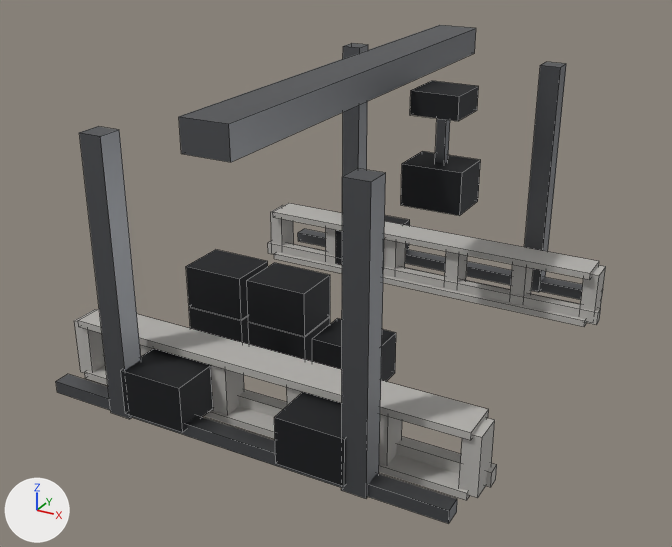
Before and after pictures for a commit that changed the FBX model Assets/_Project/04.Art/02.Models/Megastructure/SM_Mega_Crane.fbx.
One viewpoint serves both versions: a 50 mm camera at (39.8, -76.7, 77.5) aimed at (-3.4, 1.9, 38.2). Lighting does not change. The marker at lower left points along +X, +Y and +Z. The picture after the commit comes second. Mesh edges are drawn as thin lines. Where no turn or scale is listed for an object, it has been applied to the vertices.

Names of what the first picture shows: 'SM_Mega_Crane'.
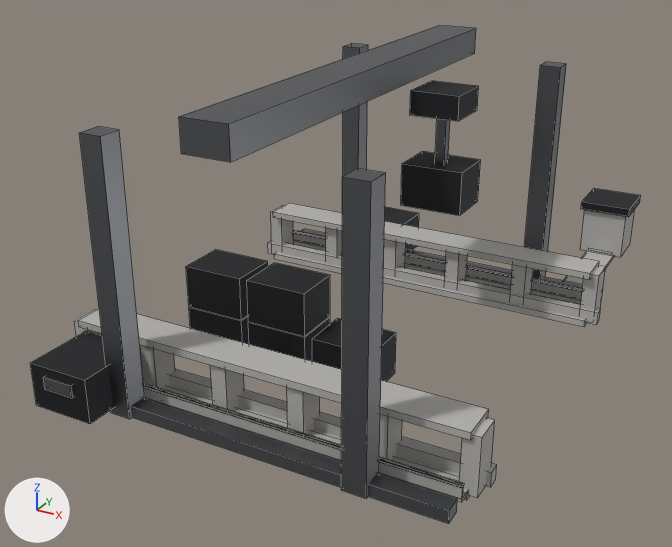
Boxes [x1, y1, x2, y2] around the edits, measured in the pictures (672 x 547 px; the box of a moved part takes in the faces that stretch with it):
'SM_Mega_Crane', reshaped (11% wider): before [56, 25, 606, 524]; after [30, 25, 641, 524]
part 1 of me_sm_mega_crane, added (mostly hidden): after [143, 382, 469, 503]
part 2 of me_sm_mega_crane, added: after [144, 388, 464, 499]
part 3 of me_sm_mega_crane, added: after [143, 383, 464, 488]
part 4 of me_sm_mega_crane, added: after [30, 331, 113, 424]
part 5 of me_sm_mega_crane, moved or reshaped (not visible before): after [43, 376, 73, 398]
part 6 of me_sm_mega_crane, added (mostly hidden): after [294, 240, 581, 304]
part 7 of me_sm_mega_crane, added: after [293, 233, 582, 300]
part 8 of me_sm_mega_crane, added: after [293, 231, 582, 291]
part 9 of me_sm_mega_crane, added: after [385, 207, 419, 250]
part 10 of me_sm_mega_crane, added: after [580, 209, 635, 257]
part 11 of me_sm_mega_crane, added: after [581, 188, 641, 217]
part 12 of me_sm_mega_crane, added: after [563, 251, 614, 284]
part 13 of me_sm_mega_crane, added: after [589, 248, 612, 254]
part 14 of me_sm_mega_crane, deleted: before [274, 392, 346, 486]
part 15 of me_sm_mega_crane, deleted: before [121, 349, 213, 432]
part 16 of me_sm_mega_crane, deleted: before [336, 215, 410, 265]

Patch to the scene script:
```diff
--- a/Assets/_Project/04.Art/02.Models/Megastructure/SM_Mega_Crane.fbx.py
+++ b/Assets/_Project/04.Art/02.Models/Megastructure/SM_Mega_Crane.fbx.py
@@ me_sm_mega_crane @@
 # used by ob_sm_mega_crane; location = (0.0, 0.0, 0.0)
-me_sm_mega_crane.from_pydata(...)  # 312 vertices, 234 faces; spans x -21.0..21.0, y -24.0..24.0, z 31.6..60.8
+me_sm_mega_crane.from_pydata(...)  # 416 vertices, 312 faces; spans x -21.0..21.0, y -26.3..41.8, z 31.6..60.8
+# me_sm_mega_crane part 1: a new loose piece, a box spanning x -19.8..19.8, y -20.2..-17.6, z 32.2..32.5, in mat_m_mega_concrete (grey #b6b3af)
+# me_sm_mega_crane part 2: a new loose piece, a box spanning x -19.8..19.8, y -20.22..-19.97, z 32.55..33.65, in mat_m_mega_concrete (grey #b6b3af)
+# me_sm_mega_crane part 3: a new loose piece, a box spanning x -19.8..19.8, y -20.32..-19.87, z 33.65..33.79, in mat_m_mega_dark (dark grey #3e3f42)
+# me_sm_mega_crane part 4: a new loose piece, a box spanning x -19.0..-12.6, y -26.1..-19.1, z 32.6..37.0, in mat_m_mega_dark (dark grey #3e3f42)
+# me_sm_mega_crane part 5: the loose piece of 8 vertices spanning x -9.5..-6.3, y -22.2..-21.8, z 34.9..36.1 is moved by (-7.9, -4.1, 0.0)
+# me_sm_mega_crane part 6: a new loose piece, a box spanning x -19.8..19.8, y 17.6..20.2, z 32.2..32.5, in mat_m_mega_concrete (grey #b6b3af)
+# me_sm_mega_crane part 7: a new loose piece, a box spanning x -19.8..19.8, y 19.98..20.23, z 32.55..33.65, in mat_m_mega_concrete (grey #b6b3af)
+# me_sm_mega_crane part 8: a new loose piece, a box spanning x -19.8..19.8, y 19.88..20.33, z 33.65..33.79, in mat_m_mega_dark (dark grey #3e3f42)
+# me_sm_mega_crane part 9: a new loose piece, a box spanning x -11.1..-4.7, y 19.1..26.1, z 32.6..37.0, in mat_m_mega_dark (dark grey #3e3f42)
+# me_sm_mega_crane part 10: a new loose piece, a box spanning x 13.6..18.8, y 36.2..41.4, z 32.0..37.6, in mat_m_mega_concrete (grey #b6b3af)
+# me_sm_mega_crane part 11: a new loose piece, a box spanning x 13.2..19.2, y 35.8..41.8, z 37.6..38.6, in mat_m_mega_dark (dark grey #3e3f42)
+# me_sm_mega_crane part 12: a new loose piece, a box spanning x 14.5..17.9, y 17.0..38.8, z 31.7..32.0, in mat_m_mega_concrete (grey #b6b3af)
+# me_sm_mega_crane part 13: a new loose piece, a box spanning x 14.7..17.7, y 36.1..38.9, z 32.2..32.5, in mat_m_mega_concrete (grey #b6b3af)
+# me_sm_mega_crane part 14: the loose piece of 8 vertices spanning x 4.7..11.1, y -23.2..-15.7, z 32.6..37.0 is deleted
+# me_sm_mega_crane part 15: the loose piece of 8 vertices spanning x -11.1..-4.7, y -23.2..-15.7, z 32.6..37.0 is deleted
+# me_sm_mega_crane part 16: the loose piece of 8 vertices spanning x -11.1..-4.7, y 15.8..23.3, z 32.6..37.0 is deleted
+# other edits to the shape of me_sm_mega_crane do not show in these pictures
 me_sm_mega_crane.materials.append(mat_m_mega_concrete)
```
